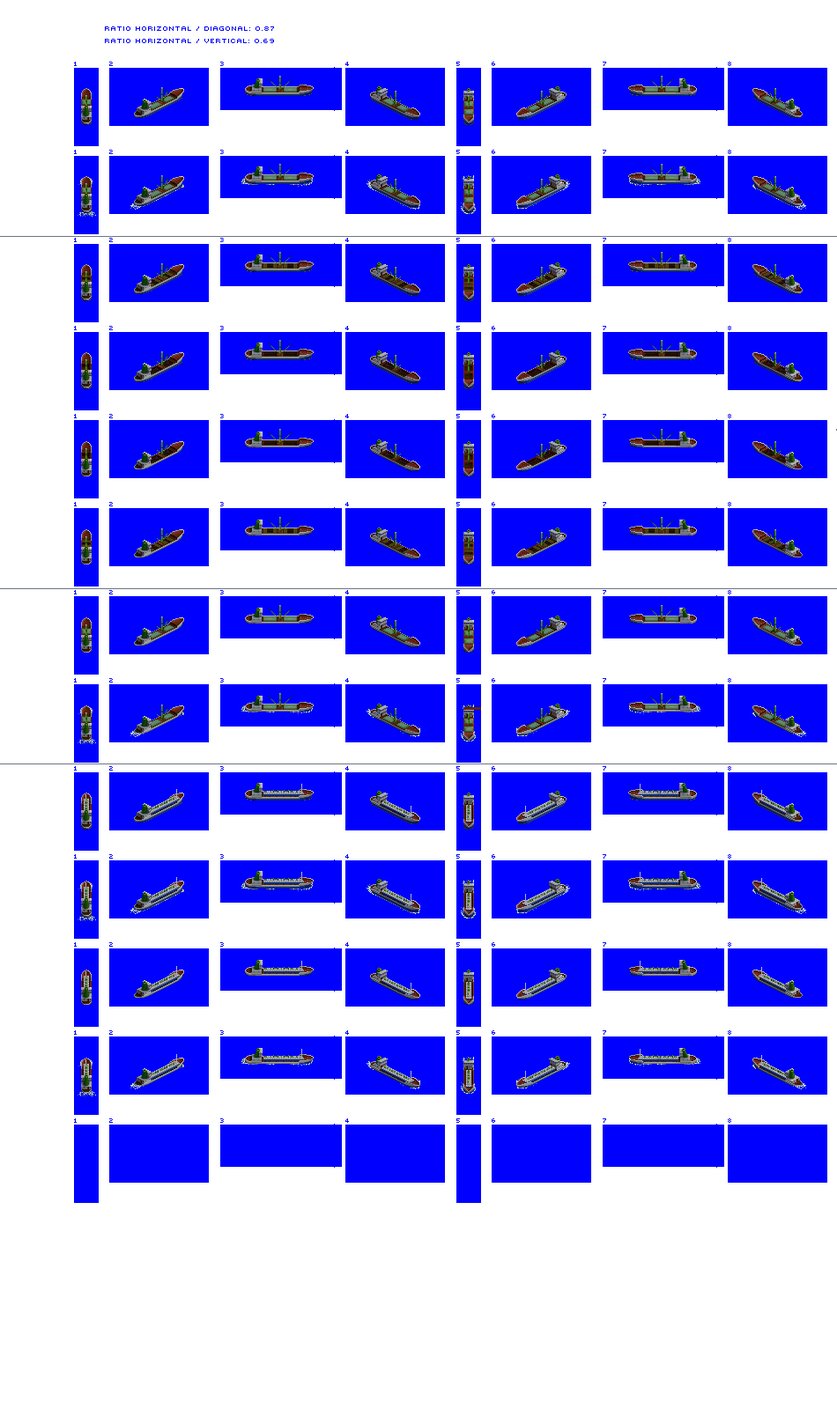
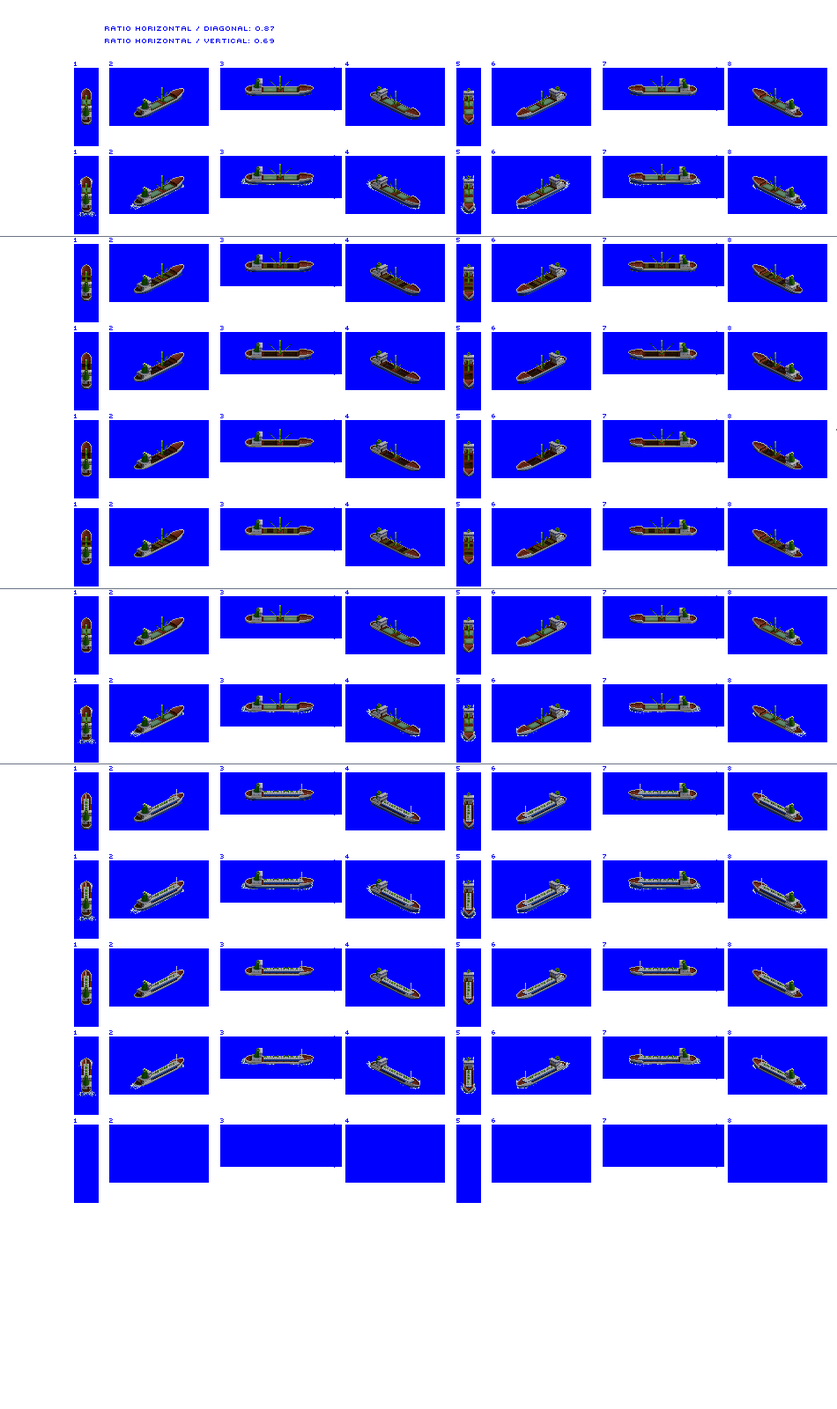
Layered file, before and after one edit (837×1409). Changes by layer:
painted on "Hatch Divider" over [463, 707, 481, 711]
